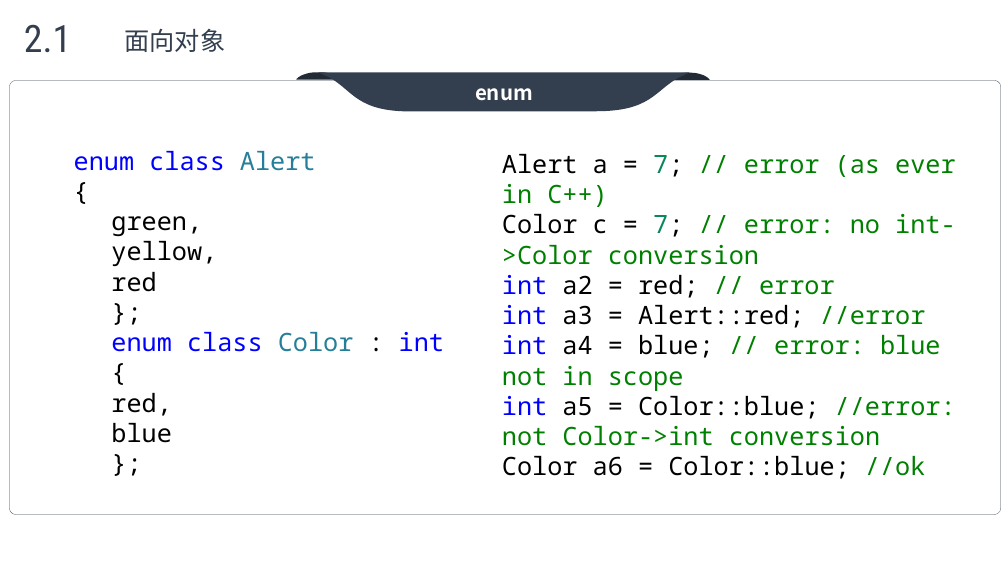
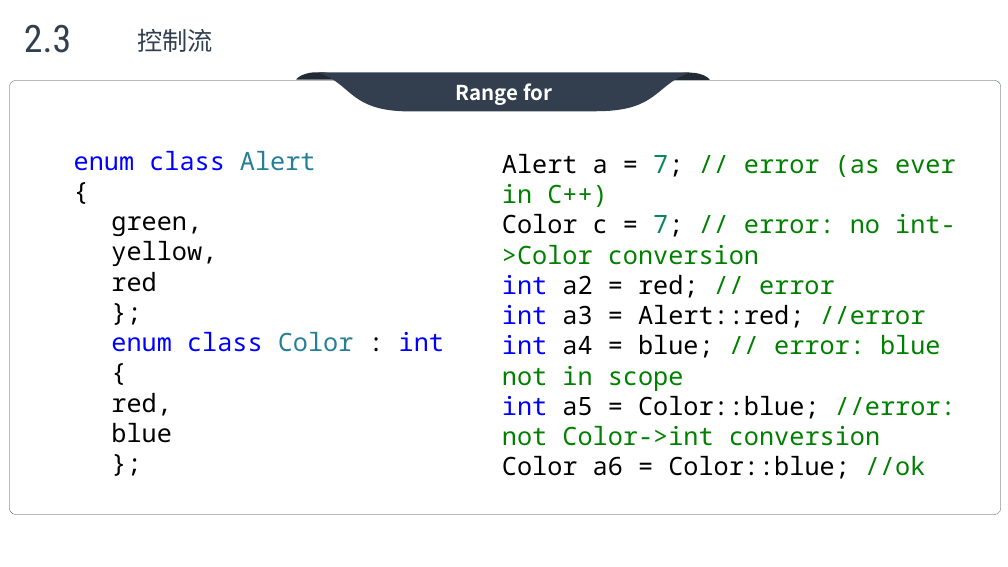
Before and after one commit to max4sharing/modern_cpp, a slide deck: slide 18 of C++11.pptx (slide 11 before the commit). Drawn at 1008x567 pixels with LibreOffice and Linux fonts; fonts in the diff are those of the drawing; background and template pictures are left out. Boxes give left, top, right and bottom in pixels: in the first picture for what was removed or moved away, otherwise in the second. Text is boxed around its words. In the diff, an @@ line names an element or a change of style, - is before the commit and + after.

Commit message:
update

```diff
--- a/C++11.pptx
+++ b/C++11.pptx
@@ text at <box>24,24,71,53</box>: text changed @@
-2.1
+2.3
@@ text at <box>137,29,213,52</box>: text changed @@
-面向对象
+控制流
@@ text in freeform shape at <box>456,83,552,105</box>: text changed @@
-enum
+Range for
```
Also in this commit, not shown: 2 other slides changed, 7 slides added, 4 slides removed.
